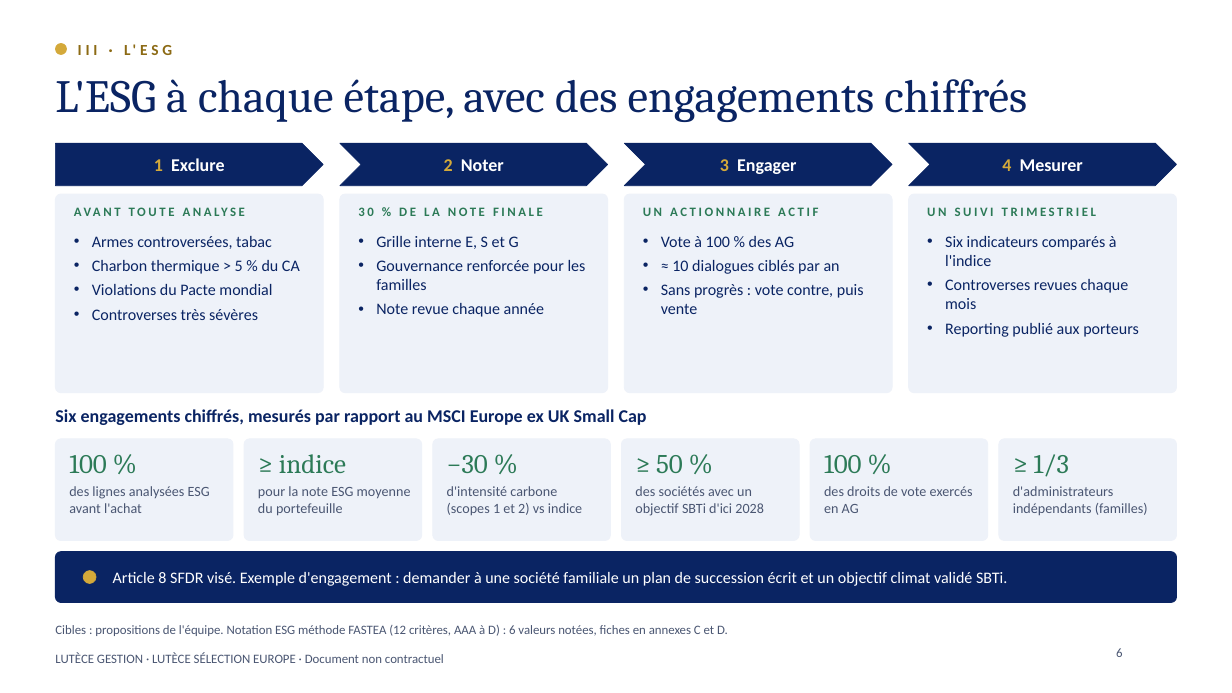
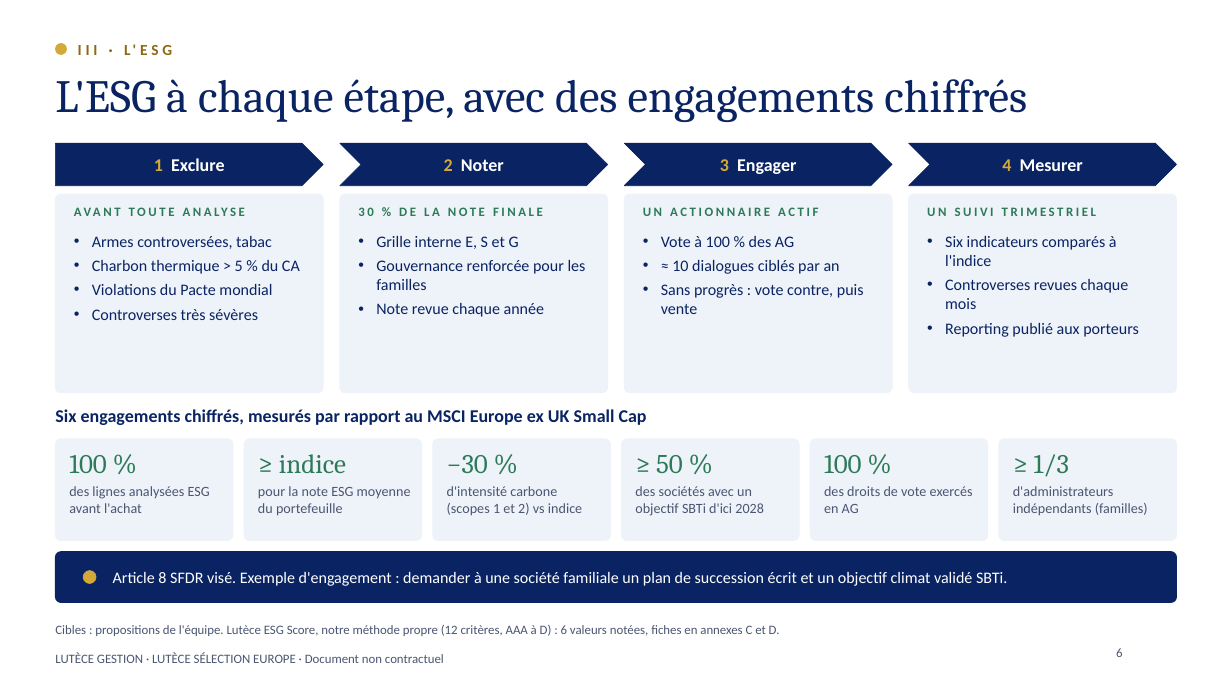
Before and after one commit to charlesarthurfrancois-sys/ponytail, a slide deck: slide 6 of student-challenge/Lutece_Selection_Europe_Student_Challenge.pptx. Drawn at 1232x693 pixels with LibreOffice and Linux fonts; fonts in the diff are those of the drawing; background and template pictures are left out. Boxes give left, top, right and bottom in pixels: in the first picture for what was removed or moved away, otherwise in the second. Text is boxed around its words. In the diff, an @@ line names an element or a change of style, - is before the commit and + after.

```diff
--- a/student-challenge/Lutece_Selection_Europe_Student_Challenge.pptx
+++ b/student-challenge/Lutece_Selection_Europe_Student_Challenge.pptx
@@ text at <box>55,625,780,636</box>: text changed @@
-Cibles : propositions de l'équipe. Notation ESG méthode FASTEA (12 critères, AAA à D) : 6 valeurs notées, fiches en annexes C et D.
+Cibles : propositions de l'équipe. Lutèce ESG Score, notre méthode propre (12 critères, AAA à D) : 6 valeurs notées, fiches en annexes C et D.
```
Also in this commit, not shown: 3 other slides changed, 3 other files.
